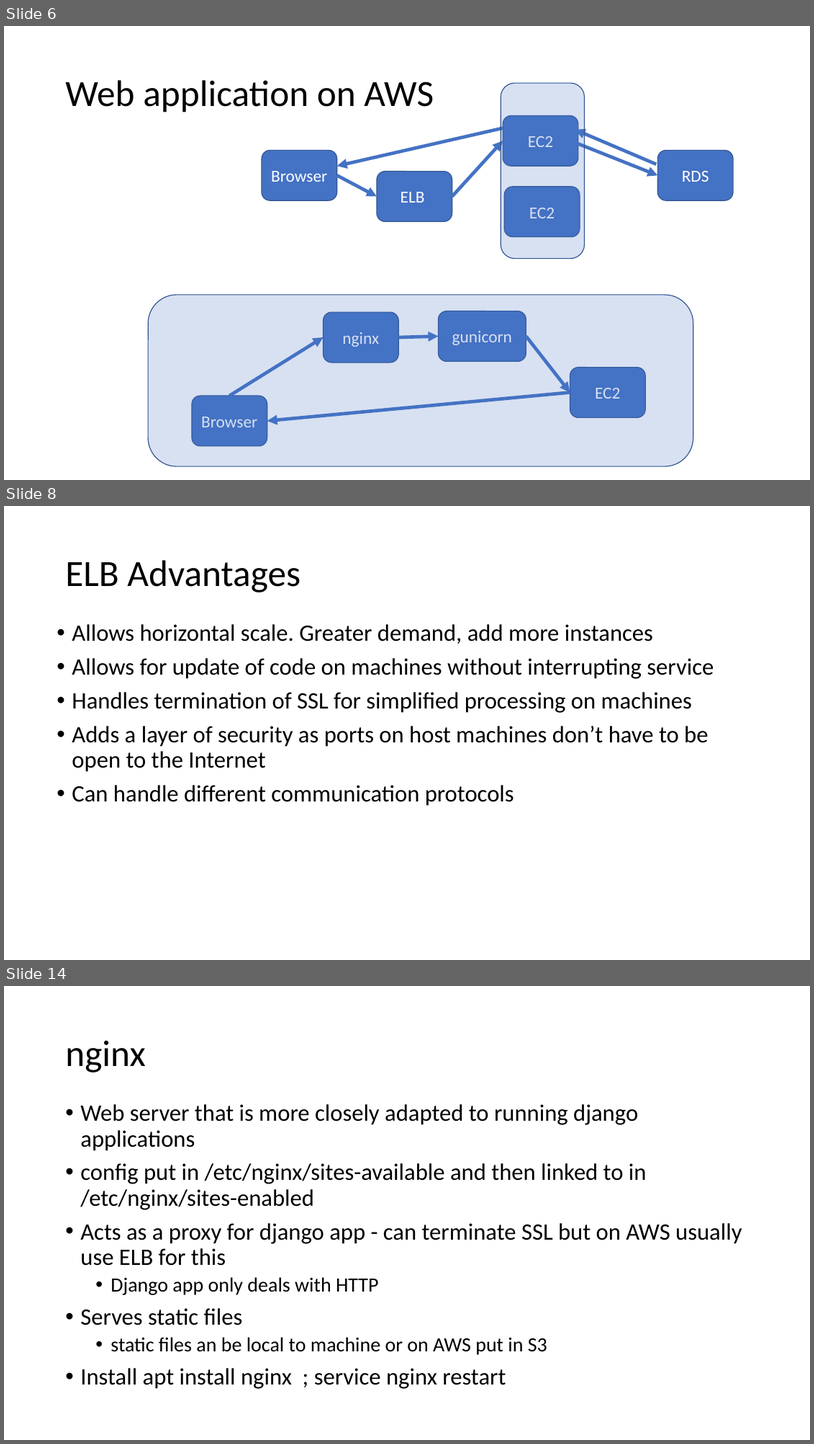
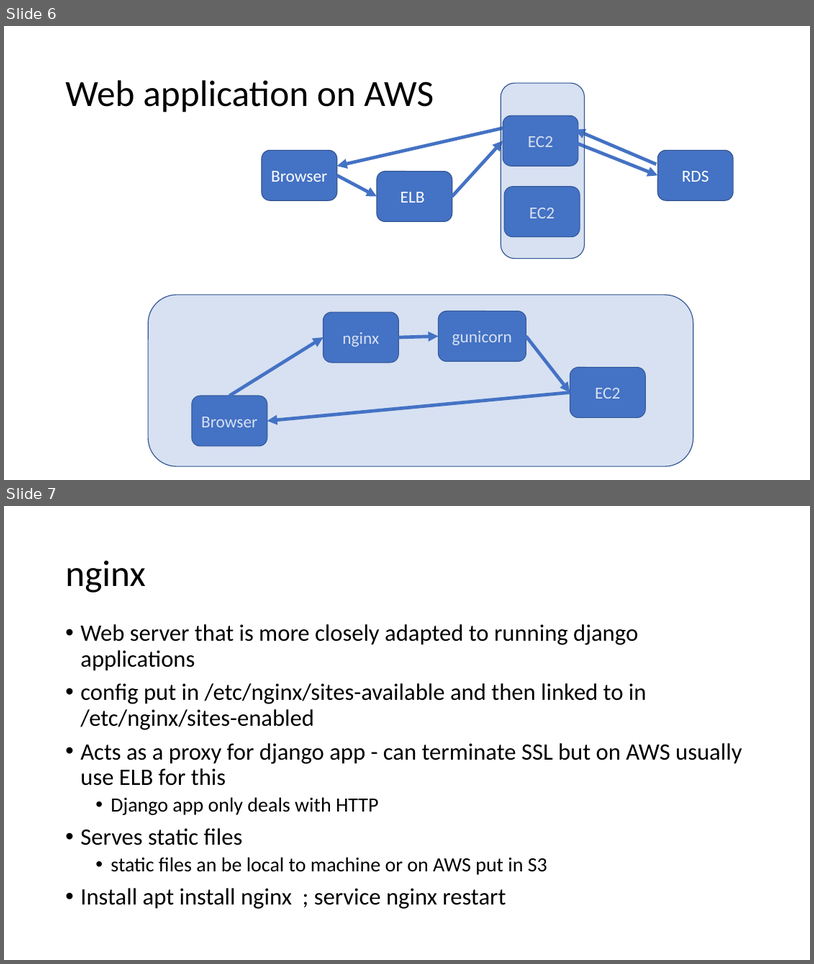
Before and after one commit to uwacsp/cits5503, a slide deck: Lectures/CITS5503WebArchitecture.pptx. Shown one above the other, each under a label of ours: slides 6, 8 and 14 before the commit, slides 6 and 7 after it; the slides between them are not shown. The pictures are 814x1444 and 814x964 pixels, drawn with LibreOffice and Linux fonts; fonts in the diff are those of the drawing. Boxes give left, top, right and bottom in pixels: in the first picture for what was removed or moved away, otherwise in the second. Text is boxed around its words. In the diff, an @@ line names an element or a change of style, - is before the commit and + after.

```diff
--- a/Lectures/CITS5503WebArchitecture.pptx
+++ b/Lectures/CITS5503WebArchitecture.pptx
@@ slide 8 removed at (x1=4, y1=506, x2=810, y2=960), background #FFFFFF @@
@@ title removed at (x1=65, y1=560, x2=301, y2=592) @@
-ELB Advantages
@@ text removed at (x1=72, y1=624, x2=714, y2=806) @@
-• Allows horizontal scale. Greater demand, add more instances
-• Allows for update of code on machines without interrupting service
-• Handles termination of SSL for simplified processing on machines
-• Adds a layer of security as ports on host machines don’t have to be open to the Internet
-• Can handle different communication protocols
@@ what was slide 14 is now slide 7 @@
```
Also in this commit, not shown: 6 other slides removed.
